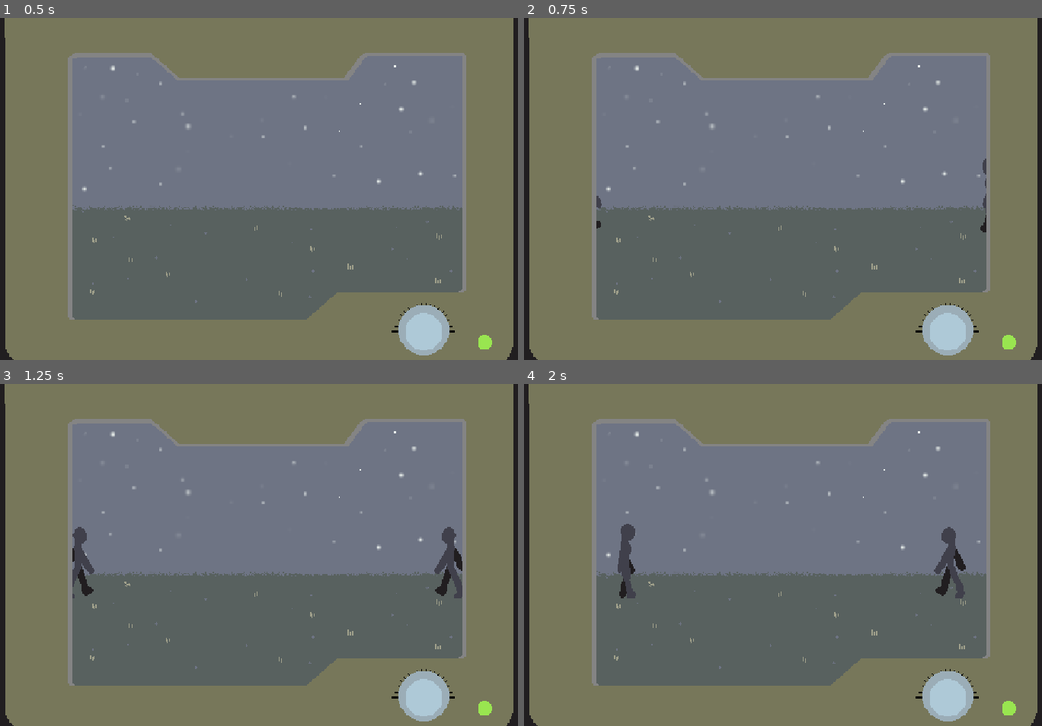
Above: before the commit, frames 1-4 (two rows, left to right).
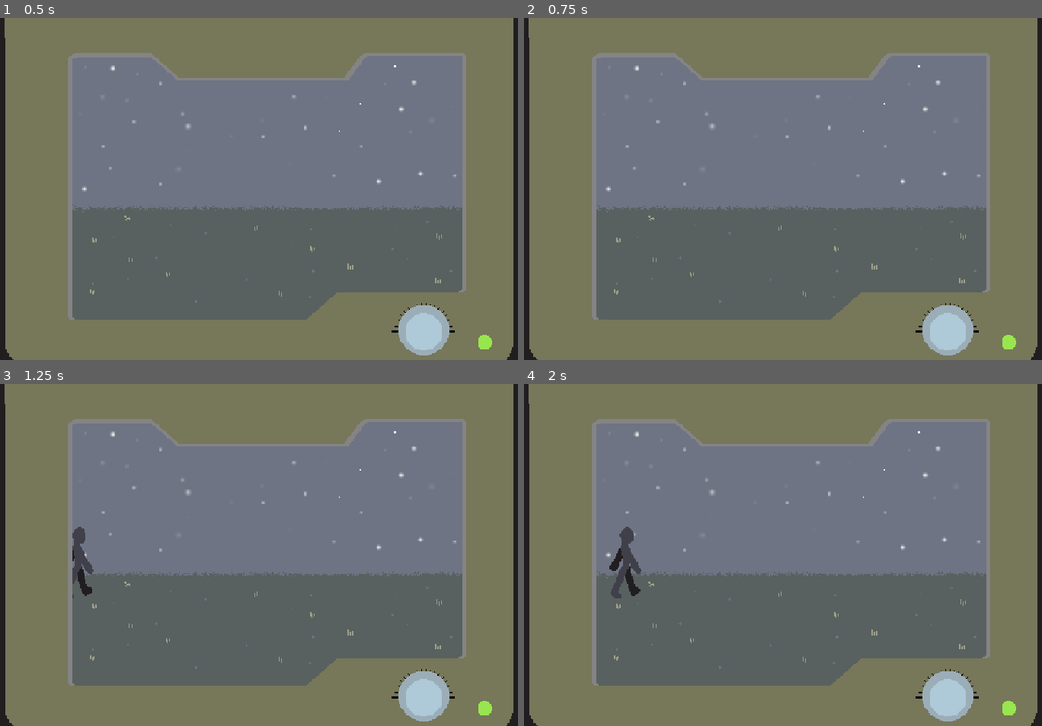
Above: after the commit, the same moments.

Repository: aleksify/little-brother
Game: Godot game, scene res://channel_scene.tscn
The game is run twice, just before and just after one commit, with the same random seed, the same clock (stepped at 60 frames per second) and the same inputs.
Inputs (mouse positions are in pixels of both pictures, inside the frame that each line leads up to):
- Up to frame 1 (0.5 s): no input
- Up to frame 2 (0.75 s): tap Enter at 0.5 s; move the mouse to (922, 171) at 0.52 s
- Up to frame 3 (1.25 s): no input
- Up to frame 4 (2 s): move the mouse to (669, 572) at 1.27 s

Frame 1 is identical in both runs. In frame 2, 0.1% of the frame differs, in the area x 13-90%, y 41-63%; in frame 3, 0.6%; in frame 4, 1.2%, in the area x 16-86%, y 40-63%.

Commit message:
add animation part, possibly finished

Diff:
--- a/Scripts/channel_scene.gd
+++ b/Scripts/channel_scene.gd
@@ -1,10 +1,7 @@
 extends Node2D
 
-
-@onready var character1: AnimatedSprite2D = $Character1
-
-
 var action_list = [
+	"walking",
 	"book blank",
 	"book e-circle",
 	"book e-square",
@@ -17,14 +14,11 @@
 	"laughing",
 	"salute",
 	"talking",
-	"walking",
 	"whispering"
 ]
 
 
-var action: int = randi_range(0, len(action_list) - 1)
-var timer = 0
-var started = false
+var action: int = randi_range(1, len(action_list) - 1)
 
 # Called when the node enters the scene tree for the first time.
 func _ready() -> void:
@@ -34,14 +28,3 @@
 # Called every frame. 'delta' is the elapsed time since the previous frame.
 func _process(delta: float) -> void:
 	pass
-
-func event_timer():
-	timer += 1
-	if timer > 100 and not started:
-		character1.reset_positions()
-		action = randi_range(0, len(action_list) - 1)
-	if timer > 100:
-		started = true
-	if timer > 1000:
-		timer = 0
-		started = false
--- a/Scripts/move_animatedsprite2d.gd
+++ b/Scripts/move_animatedsprite2d.gd
@@ -6,50 +6,41 @@
 var action_list
 var action
 
-
+var frame_action_count: int = 0
+var home_position_x: float
+var is_anim_playing: bool = false
 
 # Called when the node enters the scene tree for the first time.
 func _ready() -> void:
+	home_position_x = position.x
 	action_list = channel_scene.action_list
 	action = channel_scene.action
 
-var frame_action_count: int = 0
+
+func reset_position() -> void:
+	position.x = home_position_x
+
+
+func perform_anim() -> void:
+	is_anim_playing = true
+	play(action_list[action])
+	await get_tree().create_timer(5).timeout
+	is_anim_playing = false
+
 
 # Called every frame. 'delta' is the elapsed time since the previous frame.
 func _process(delta: float) -> void:
-	if action < 7:
-		event_solo(delta)
-	else:
-		event_pairs(delta)
+	if not is_anim_playing:
+		event(delta, action)
+	action = channel_scene.action
 
 
-
-
-
-
-
-func event_solo(delta: float) -> void:
-	if position.x < 40 and position.x > -40 and action != -1:
-		frame_action_count += 1
-		if frame_action_count < 1000:
-			play(action_list[action])
-		else:
-			action = -1
-	else:
-		play("walking")
+func event(delta: float, action: int) -> void:
+	play("walking")
+	if action < 8 and action != 0:
 		if scale.x < 0:
 			position.x += 100 * delta
-
-
-func event_pairs(delta: float) -> void:
-	if position.x < 40 and position.x > -40 and action != -1:
-		frame_action_count += 1
-		if frame_action_count < 1000:
-			play(action_list[action])
-		else:
-			action = -1
-	else:
-		play("walking")
+	elif action >= 8:
 		if scale.x < 0:
 			position.x += 100 * delta
 		else:
--- /dev/null
+++ b/Scripts/perform_anim.gd
@@ -0,0 +1,16 @@
+extends Area2D
+
+
+# Called when the node enters the scene tree for the first time.
+func _ready() -> void:
+	pass # Replace with function body.
+
+
+# Called every frame. 'delta' is the elapsed time since the previous frame.
+func _process(delta: float) -> void:
+	pass
+
+
+func _on_area_entered(area: Area2D) -> void:
+	var character = area.get_parent()
+	character.perform_anim()
--- /dev/null
+++ b/Scripts/stop_walking.gd
@@ -0,0 +1,18 @@
+extends Area2D
+
+@onready var chan: Node2D = $".."
+
+# Called when the node enters the scene tree for the first time.
+func _ready() -> void:
+	pass # Replace with function body.
+
+
+# Called every frame. 'delta' is the elapsed time since the previous frame.
+func _process(delta: float) -> void:
+	pass
+
+
+func _on_area_entered(area: Area2D) -> void:
+	var character = area.get_parent()
+	chan.action = randi_range(1, len(chan.action_list) - 1)
+	character.reset_position()
--- a/channel_scene.tscn
+++ b/channel_scene.tscn
@@ -5,6 +5,8 @@
 [ext_resource type="Texture2D" uid="uid://xeatbgswk40h" path="res://LILBRO/CameraFeedForeground.png" id="2_brgx3"]
 [ext_resource type="Texture2D" uid="uid://hf3mlfhkpet2" path="res://LILBRO/ANIMATIONSHEET.png" id="3_ykaf8"]
 [ext_resource type="Script" uid="uid://dfopfcx3ptnkb" path="res://Scripts/move_animatedsprite2d.gd" id="4_brgx3"]
+[ext_resource type="Script" uid="uid://uj54vskh0u0j" path="res://Scripts/stop_walking.gd" id="6_nvqim"]
+[ext_resource type="Script" uid="uid://fb2g7bgyb22l" path="res://Scripts/perform_anim.gd" id="7_kyeww"]
 
 [sub_resource type="AtlasTexture" id="AtlasTexture_x5o26"]
 atlas = ExtResource("3_ykaf8")
@@ -255,10 +257,10 @@
 "speed": 3.0
 }, {
 "frames": [{
-"duration": 5.0,
+"duration": 2.0,
 "texture": SubResource("AtlasTexture_2y5q3")
 }, {
-"duration": 5.0,
+"duration": 2.0,
 "texture": SubResource("AtlasTexture_jpiq2")
 }],
 "loop": 1,
@@ -350,6 +352,16 @@
 "name": &"whispering",
 "speed": 3.0
 }]
+
+[sub_resource type="RectangleShape2D" id="RectangleShape2D_mb4t0"]
+size = Vector2(4.79834, 18.333334)
+
+[sub_resource type="RectangleShape2D" id="RectangleShape2D_jtoaq"]
+size = Vector2(4.798, 18.333)
+
+[sub_resource type="RectangleShape2D" id="RectangleShape2D_lwuif"]
+
+[sub_resource type="RectangleShape2D" id="RectangleShape2D_avhti"]
 
 [node name="ChannelScene" type="Node2D" unique_id=367844977]
 script = ExtResource("1_ykaf8")
@@ -359,19 +371,31 @@
 texture = ExtResource("1_r5foh")
 
 [node name="Character1" type="AnimatedSprite2D" parent="." unique_id=813231759]
-position = Vector2(700, 0)
+position = Vector2(720, 0)
 scale = Vector2(3, 3)
 sprite_frames = SubResource("SpriteFrames_xyql7")
-animation = &"book f-triangle"
+animation = &"kissing"
 script = ExtResource("4_brgx3")
+
+[node name="Area2D" type="Area2D" parent="Character1" unique_id=293241244]
+position = Vector2(14, 0)
+
+[node name="CollisionShape2D" type="CollisionShape2D" parent="Character1/Area2D" unique_id=192859498]
+shape = SubResource("RectangleShape2D_mb4t0")
 
 [node name="Character2" type="AnimatedSprite2D" parent="." unique_id=1823942012]
 position = Vector2(-700, 0)
 scale = Vector2(-3, 3)
 sprite_frames = SubResource("SpriteFrames_xyql7")
-animation = &"walking"
-frame_progress = 0.56119627
+animation = &"talking"
 script = ExtResource("4_brgx3")
+
+[node name="Area2D" type="Area2D" parent="Character2" unique_id=883011744]
+position = Vector2(14, 0)
+
+[node name="CollisionShape2D" type="CollisionShape2D" parent="Character2/Area2D" unique_id=824355111]
+visibility_layer = 2
+shape = SubResource("RectangleShape2D_jtoaq")
 
 [node name="CameraFeedForeground" type="Sprite2D" parent="." unique_id=1078762569]
 scale = Vector2(3, 3)
@@ -379,3 +403,32 @@
 
 [node name="Camera2D" type="Camera2D" parent="." unique_id=1095615365]
 zoom = Vector2(0.6, 0.6)
+
+[node name="Area2D" type="Area2D" parent="." unique_id=80422529]
+position = Vector2(-800, 0)
+scale = Vector2(17.99, 55)
+script = ExtResource("6_nvqim")
+
+[node name="CollisionShape2D" type="CollisionShape2D" parent="Area2D" unique_id=977392178]
+shape = SubResource("RectangleShape2D_lwuif")
+
+[node name="Area2D2" type="Area2D" parent="." unique_id=1215436542]
+position = Vector2(800, 0)
+scale = Vector2(15.62, 55)
+script = ExtResource("6_nvqim")
+
+[node name="CollisionShape2D" type="CollisionShape2D" parent="Area2D2" unique_id=17024900]
+visibility_layer = 2
+shape = SubResource("RectangleShape2D_lwuif")
+
+[node name="Area2D3" type="Area2D" parent="." unique_id=574484298]
+script = ExtResource("7_kyeww")
+
+[node name="CollisionShape2D" type="CollisionShape2D" parent="Area2D3" unique_id=1606371108]
+visibility_layer = 3
+scale = Vector2(12, 55)
+shape = SubResource("RectangleShape2D_avhti")
+
+[connection signal="area_entered" from="Area2D" to="Area2D" method="_on_area_entered"]
+[connection signal="area_entered" from="Area2D2" to="Area2D2" method="_on_area_entered"]
+[connection signal="area_entered" from="Area2D3" to="Area2D3" method="_on_area_entered"]
Not shown, added: Scripts/perform_anim.gd.uid
Not shown, added: Scripts/stop_walking.gd.uid
